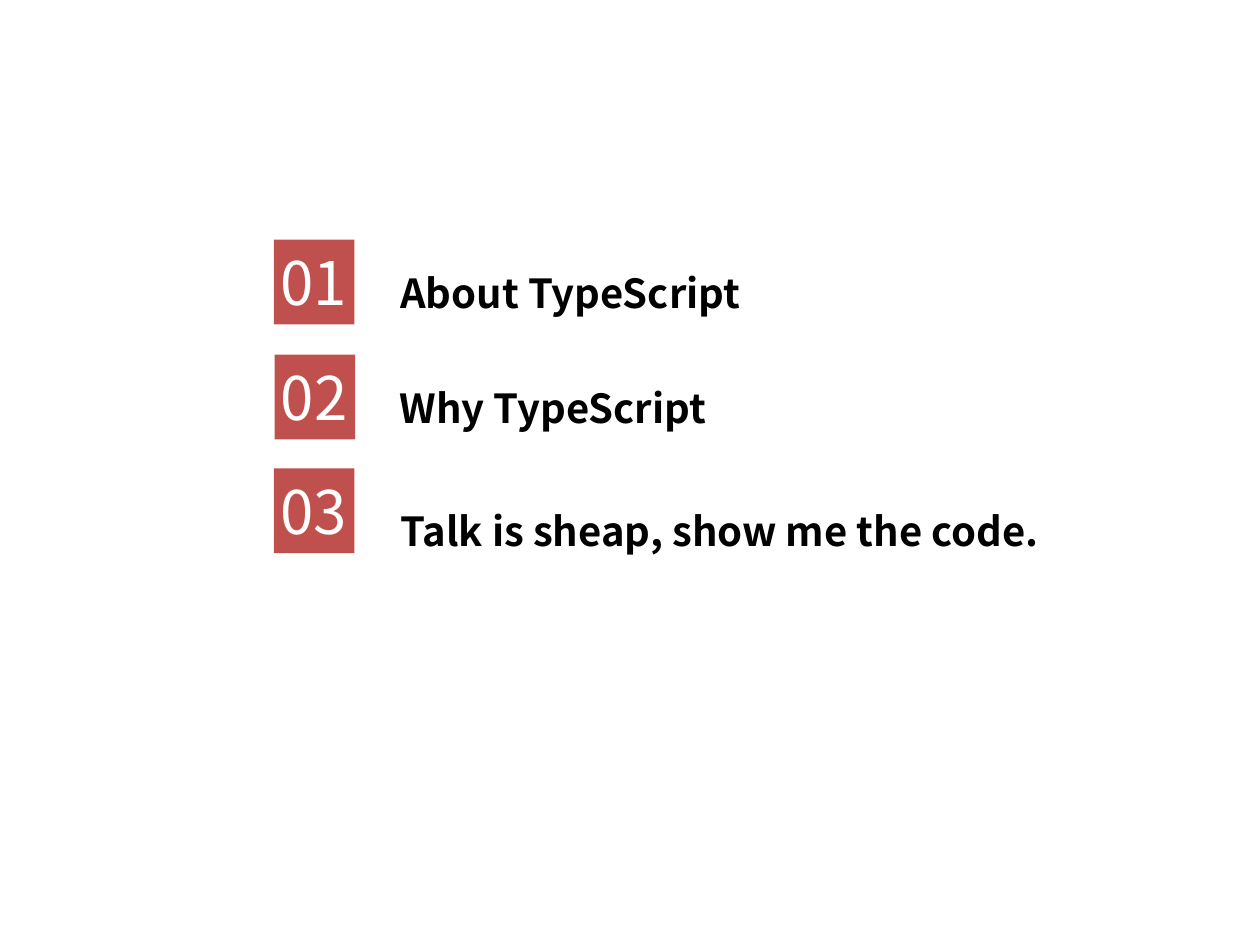
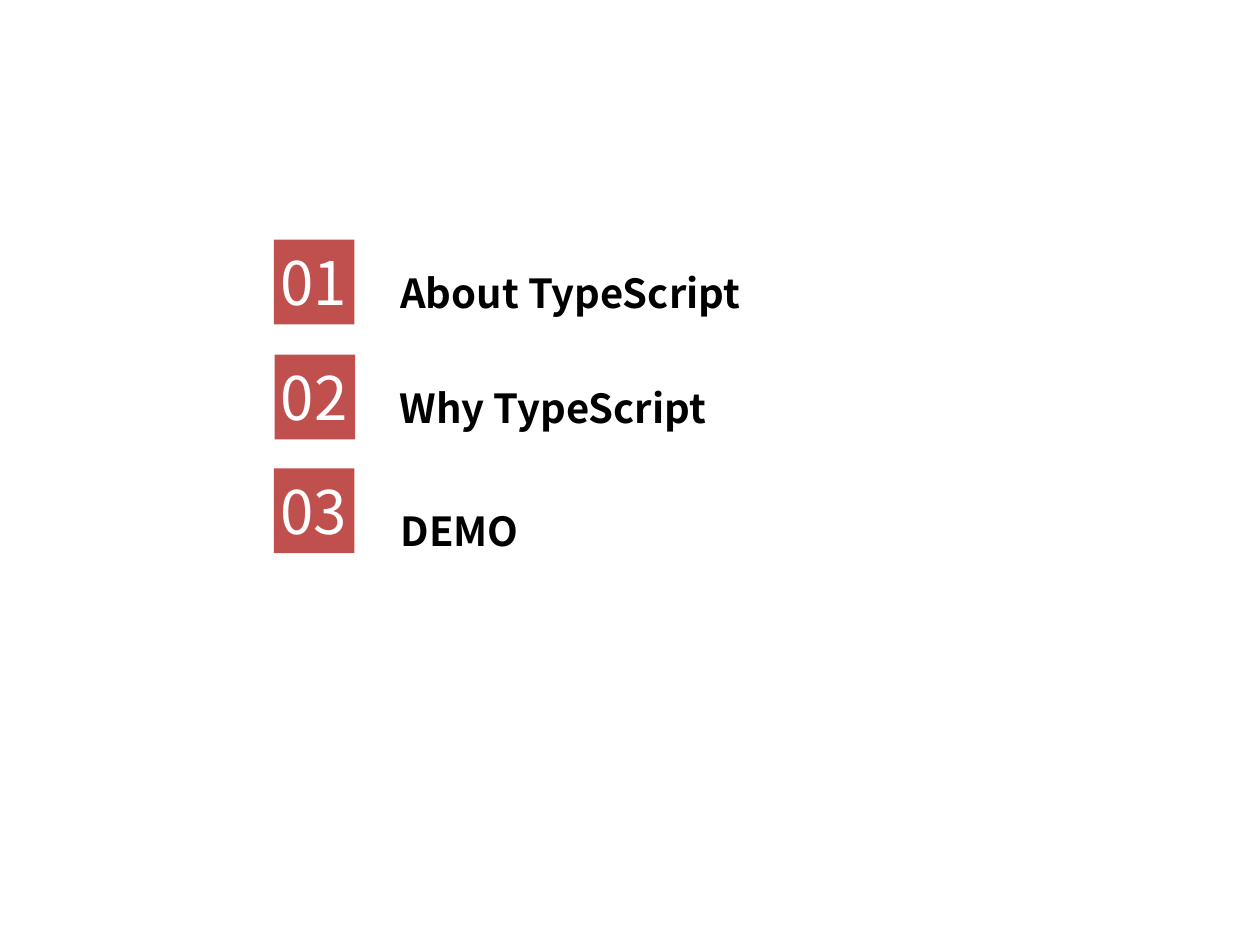
Before and after one commit to life0727/blog, a slide deck: slide 2 of ppt/typescript1.pptx. Drawn at 1260x944 pixels with LibreOffice and Linux fonts; fonts in the diff are those of the drawing; background and template pictures are left out. Boxes give left, top, right and bottom in pixels: in the first picture for what was removed or moved away, otherwise in the second. Text is boxed around its words. In the diff, an @@ line names an element or a change of style, - is before the commit and + after.

```diff
--- a/ppt/typescript1.pptx
+++ b/ppt/typescript1.pptx
@@ text at box(401, 516, 519, 547): text changed @@
-Talk is sheap, show me the code.
+DEMO
```
Also in this commit, not shown: 1 other slide changed, 5 slides added, 2 slides removed.
